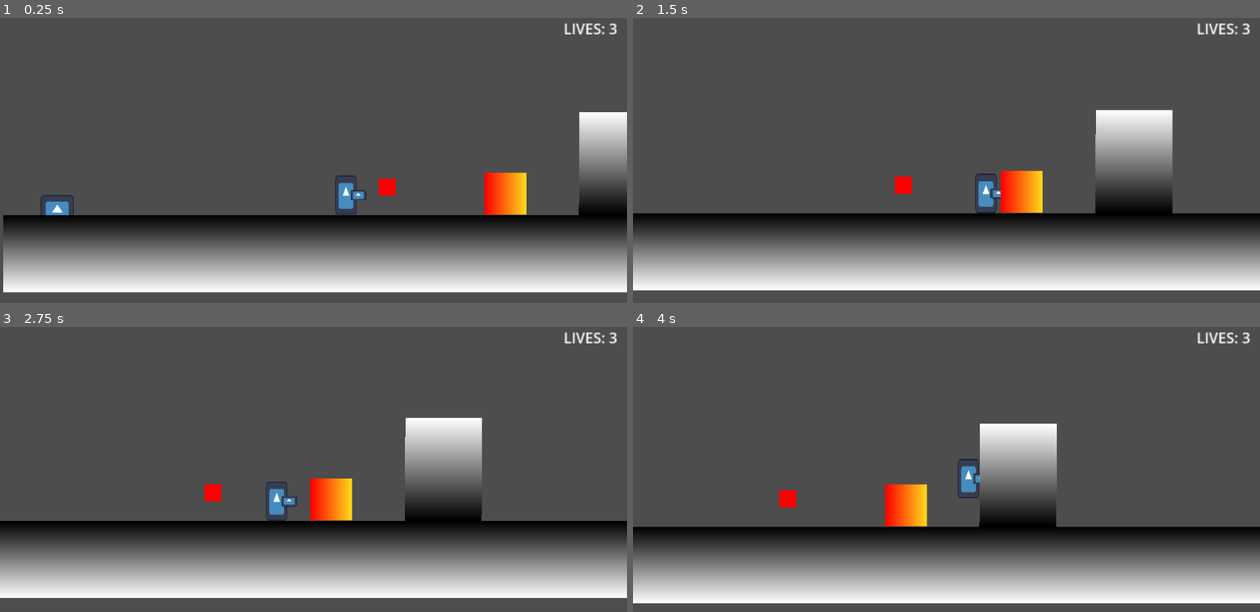
Above: before the commit, frames 1-4 (two rows, left to right).
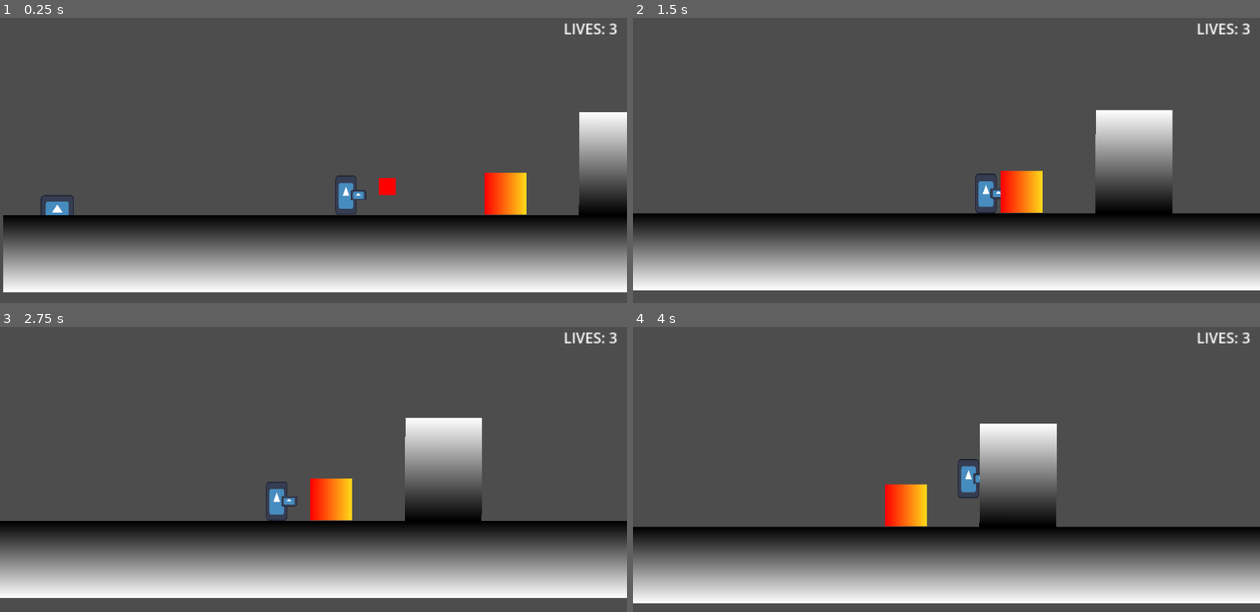
Above: after the commit, the same moments.

Repository: Nispeter/MetalSlug
Game: Godot game, scene res://scenes/main.tscn
The game is run twice, just before and just after one commit, with the same random seed, the same clock (stepped at 60 frames per second) and the same inputs. The engine's default icon, where the game draws it, is replaced by a stand-in: a white triangle on a blue panel in a dark square.
Inputs (mouse positions are in pixels of both pictures, inside the frame that each line leads up to):
- Up to frame 1 (0.25 s): no input
- Up to frame 2 (1.5 s): move the mouse to (1084, 166) at 0.52 s; hold Right (ui_right) from 0.53 s (still down); click (1084, 166) at 0.6 s; tap Space (jump) at 0.77 s; move the mouse to (821, 200) at 1.27 s; tap Shift (dash) at 1.35 s
- Up to frame 3 (2.75 s): tap Space (jump) at 1.52 s; move the mouse to (376, 415) at 2.02 s; release Right (ui_right) at 2.03 s; hold Left (ui_left) from 2.03 s (still down); click (376, 415) at 2.1 s
- Up to frame 4 (4 s): move the mouse to (915, 563) at 2.77 s; release Left (ui_left) at 2.78 s; hold Right (ui_right) from 2.78 s (still down); tap Shift (dash) at 2.85 s; tap Space (jump) at 3.02, 3.77 s; move the mouse to (1134, 546) at 3.52 s; click (1134, 546) at 3.6 s

The runs differ from the first frame. In frame 1, less than 0.1% of the frame differs, in the area x 60-64%, y 56-63%; in frame 2, 0.2%, in the area x 41-45%, y 55-62%; in frame 3, 0.2%; in frame 4, 0.2%.
Error before the commit: Parse Error: Static function "get_ticks_msec()" not found in base "GDScriptNativeClass". (res://scripts/health_pack.gd:16)

Commit message:
health_pack animation fix

Diff:
--- a/scripts/health_pack.gd
+++ b/scripts/health_pack.gd
@@ -1,19 +1,17 @@
 extends collectible
 
 @export var heal_value: int = 10
-@export var float_speed: float = 1.0  # Speed of floating (higher value = faster)
-@export var float_amplitude: float = 10.0  # Amplitude of floating (higher value = more movement)
+@export var float_speed: float = 1.0
+@export var float_amplitude: float = 10.0
 
-# Track the original position
+
 var original_y: float
 
 func _ready():
-	original_y = position.y  # Store the initial Y position
+	original_y = position.y
 
-# This function runs every frame, creating a smooth floating effect
 func _process(delta: float) -> void:
-	# Sinusoidal motion for floating effect
-	position.y = original_y + sin(OS.get_ticks_msec() / 1000.0 * float_speed) * float_amplitude
+	position.y = original_y + sin(Time.get_ticks_msec() / 1000.0 * float_speed) * float_amplitude
 
 # Function to handle player interaction
 func _on_body_entered(body: Node) -> void:
Not shown, added: scenes/mai8AB8.tmp
